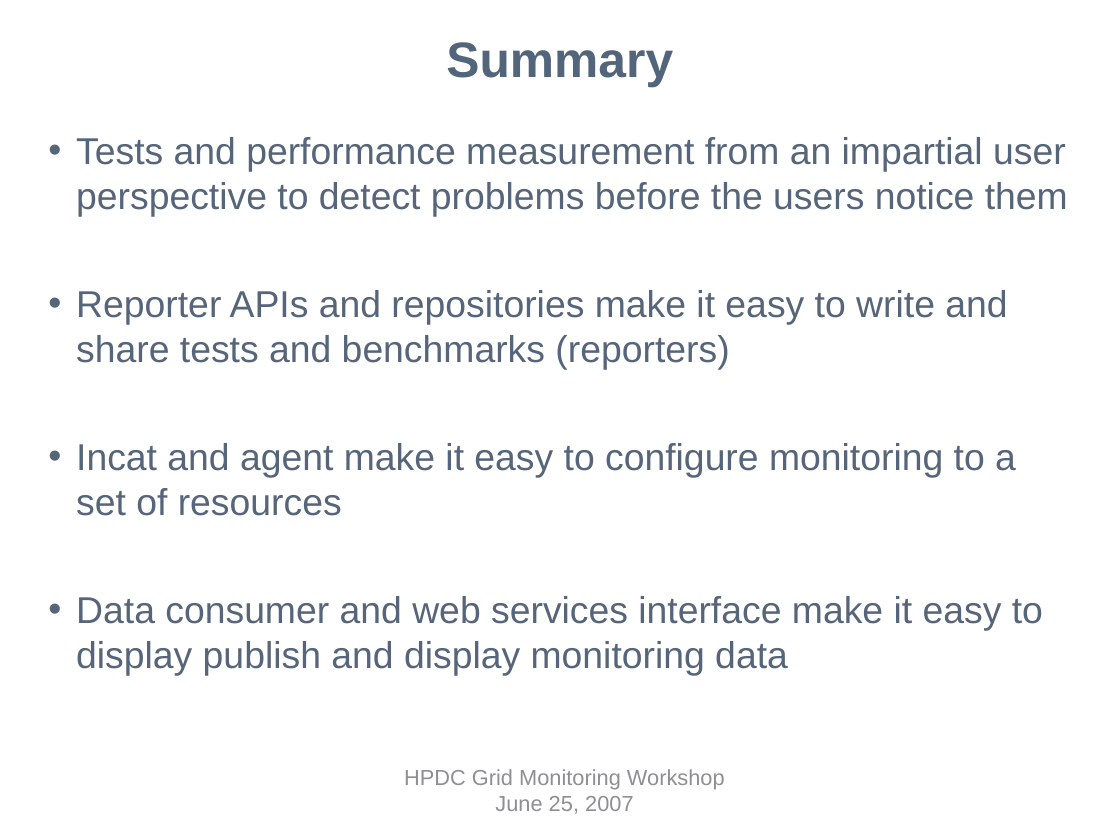
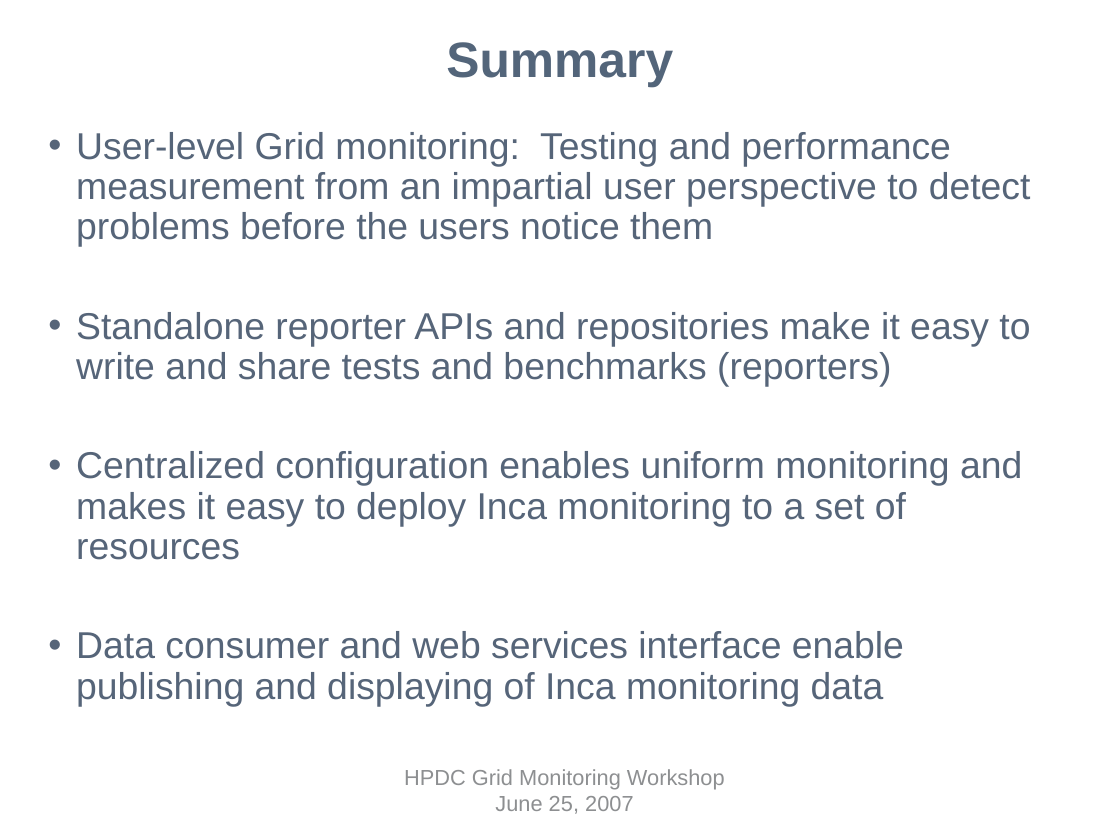
Before and after one commit to IncaProject/inca-xsede, a slide deck: slide 14 of talks/inca-gmw07.ppt (slide 16 before the commit). Drawn at 1120x840 pixels with LibreOffice and Linux fonts; fonts in the diff are those of the drawing; background and template pictures are left out. Boxes give left, top, right and bottom in pixels: in the first picture for what was removed or moved away, otherwise in the second. Text is boxed around its words. In the diff, an @@ line names an element or a change of style, - is before the commit and + after.

```diff
--- a/talks/inca-gmw07.ppt
+++ b/talks/inca-gmw07.ppt
@@ text at (76, 132, 1031, 706): text changed @@
-• Tests and performance measurement from an impartial user perspective to detect problems before the users notice them
-• Reporter APIs and repositories make it easy to write and share tests and benchmarks (reporters)
-• Incat and agent make it easy to configure monitoring to a set of resources
-• Data consumer and web services interface make it easy to display publish and display monitoring data
+• User-level Grid monitoring: Testing and performance measurement from an impartial user perspective to detect problems before the users notice them
+• Standalone reporter APIs and repositories make it easy to write and share tests and benchmarks (reporters)
+• Centralized configuration enables uniform monitoring and makes it easy to deploy Inca monitoring to a set of resources
+• Data consumer and web services interface enable publishing and displaying of Inca monitoring data
```
Also in this commit, not shown: 9 other slides changed.
